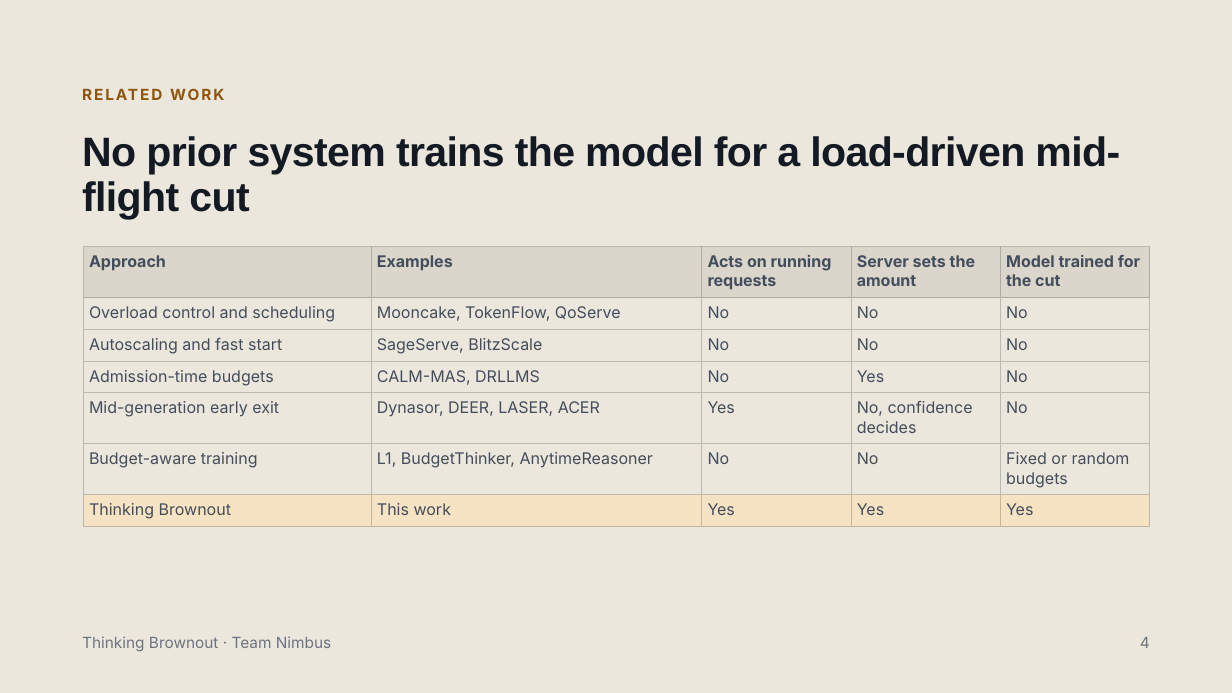
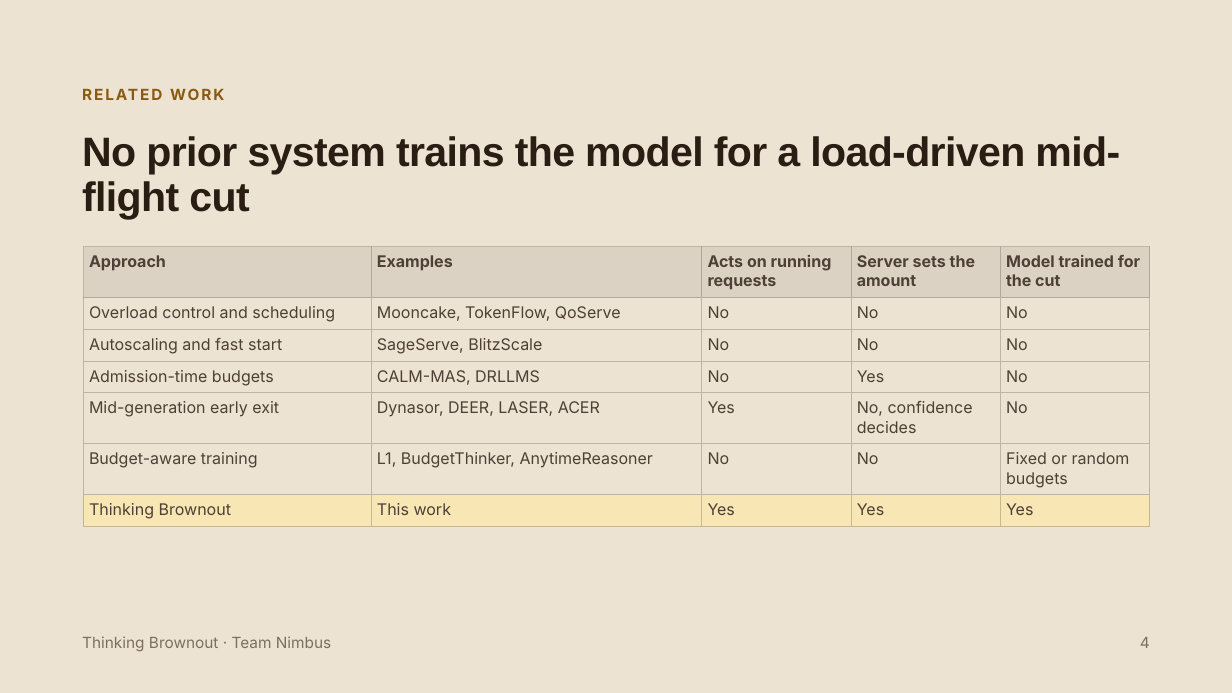
Before and after one commit to pyangyu/team1_nimbus_copy, a slide deck: slide 4 of Symposium Slides.pptx. Drawn at 1232x693 pixels with LibreOffice and Linux fonts; fonts in the diff are those of the drawing. Boxes give left, top, right and bottom in pixels: in the first picture for what was removed or moved away, otherwise in the second. Text is boxed around its words. In the diff, an @@ line names an element or a change of style, - is before the commit and + after.

```diff
--- a/Symposium Slides.pptx
+++ b/Symposium Slides.pptx
@@ background #ECE7DC to #EDE3D2 @@
@@ title "No prior system trains the ..." at <box>82,136,1120,219</box>: text colour #141A24 to #2A1D14 @@
@@ table at <box>83,247,1152,527</box> @@
@@ fill #DBD6CC to #DCD2C3 in row 1 @@
@@ fill #F6E3C3 to #F8E6B4 in row 7 @@
@@ text colour #444D5B to #4E4036 @@
@@ borders changed @@
@@ text "Thinking Brownout · Team Nimbus" at <box>82,636,331,651</box>: text colour #6B7380 to #7C6E62 @@
@@ text "4" at <box>1140,637,1150,648</box>: text colour #6B7380 to #7C6E62 @@
```
Also in this commit, not shown: 4 other slides changed, 2 slides added, 2 slides removed.
